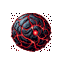
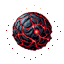
Layer changes from the first 64 × 64 image to the second:
renamed "1 copy" to "Pasted Layer #5", painted on it over [6, 5, 61, 60]
removed layer "1" over [10, 13, 52, 52]
